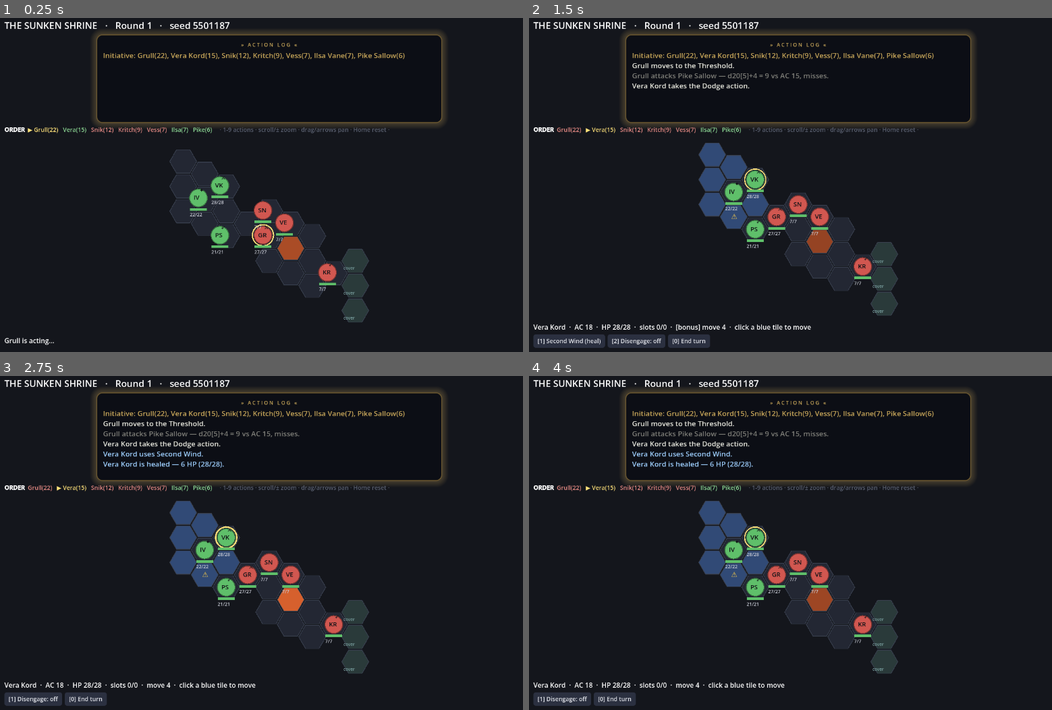
Above: before the commit, frames 1-4 (two rows, left to right).
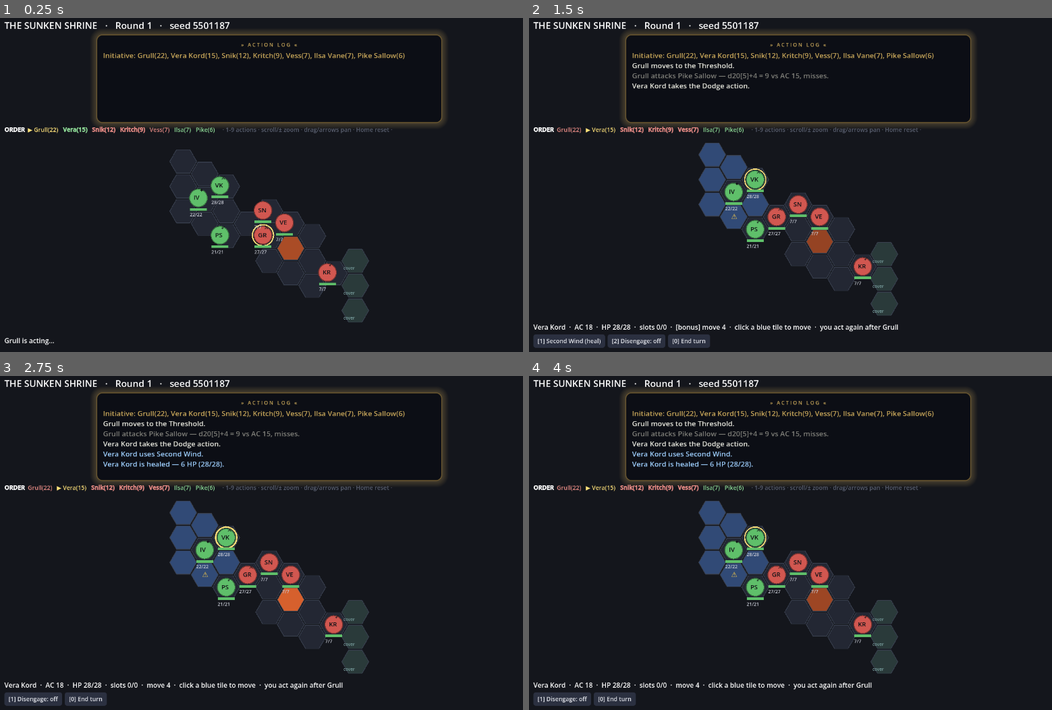
Above: after the commit, the same moments.

Repository: EgecanOzcakar/sorcmerc
Game: Godot game, scene res://scenes/main.tscn
Same seed, same stepped clock (60 frames per second), same inputs: the game is played once before the commit and once after it.
Inputs (mouse positions are in pixels of both pictures, inside the frame that each line leads up to):
- Up to frame 1 (0.25 s): no input
- Up to frame 2 (1.5 s): tap Enter at 0.5 s; drag from (795, 181) to (853, 108) at 0.52 s; click "[2] Dodge" at 1.25 s
- Up to frame 3 (2.75 s): click "[1] Second Wind (heal)" at 2 s
- Up to frame 4 (4 s): click "[1] Disengage: off" at 2.75 s; click "[1] Disengage: ON" at 3.5 s

The runs differ from the first frame. In frame 1, 0.5% of the frame differs, in the area x 12-75%, y 32-35%; in frame 2, 0.6%, in the area x 17-75%, y 32-94%; in frame 3, 0.6%; in frame 4, 0.6%.

Commit message:
U3+U6+U8: turn lookahead, round dividers, responsive log + seed entry
- Ribbon bolds the next three actors; the actor line says "you act again
  after <name>".
- The log inserts a "──── ROUND N ────" divider when the round ticks.
- Log panel width clamps to min(820, viewport*0.72) and follows resize.
- Finish screen gets a seed field + Replay seed / New encounter; R
  restarts once the fight is over.

Co-Authored-By: Claude Sonnet 5 <noreply@anthropic.com>

Diff:
--- a/scenes/main.gd
+++ b/scenes/main.gd
@@ -33,6 +33,7 @@
 @onready var _buttons := HFlowContainer.new()
 @onready var _logbox := RichTextLabel.new()
 @onready var _cap := Label.new()
+@onready var _logwrap := PanelContainer.new()
 
 # --- palette --------------------------------------------------------------
 const COL_BG := Color("14161c")
@@ -69,9 +70,9 @@
 	root.add_child(_header)
 
 	# --- the action log: big, centred, shiny --------------------------
-	var logwrap := PanelContainer.new()
-	logwrap.size_flags_horizontal = Control.SIZE_SHRINK_CENTER
-	logwrap.custom_minimum_size = Vector2(820, 210)
+	_logwrap.size_flags_horizontal = Control.SIZE_SHRINK_CENTER
+	var logwrap := _logwrap
+	logwrap.custom_minimum_size = Vector2(min(820.0, size.x * 0.72), 210)
 	var glow := StyleBoxFlat.new()
 	glow.bg_color = Color("0c0e15")
 	glow.set_corner_radius_all(14)
@@ -157,6 +158,7 @@
 		KEY_UP: pan_by(Vector2(0, 40))
 		KEY_DOWN: pan_by(Vector2(0, -40))
 		KEY_ESCAPE, KEY_B: board_cancel()
+		KEY_R: if cb and cb.is_over(): _new_game()
 		KEY_1, KEY_2, KEY_3, KEY_4, KEY_5, KEY_6, KEY_7, KEY_8, KEY_9:
 			_press_hotkey(e.keycode - KEY_1)
 		KEY_0:
@@ -169,7 +171,7 @@
 	if kids.is_empty():
 		return
 	var b = kids[kids.size() - 1] if idx < 0 else (kids[idx] if idx < kids.size() else null)
-	if b and not b.disabled:
+	if b is Button and not b.disabled:
 		b.pressed.emit()
 
 func _build_theme() -> void:
@@ -189,12 +191,16 @@
 	th.set_color("font_hover_color", "Button", Color("ffffff"))
 	theme = th
 
-func _new_game() -> void:
+func _new_game(forced := 0) -> void:
 	var env := OS.get_environment("SORCMERC_SEED")
-	_seed = int(env) if env != "" else (int(Time.get_unix_time_from_system()) & 0xFFFFFF)
+	if forced > 0:
+		_seed = forced
+	else:
+		_seed = int(env) if env != "" else (int(Time.get_unix_time_from_system()) & 0xFFFFFF)
 	cb = Combat.new(RNG.new(_seed), Encounter.all())
 	_logbox.text = ""
 	_logged = 0
+	_last_round = 1
 	_board.reset(cb)
 	_flush_log()
 	_refresh()
@@ -456,8 +462,11 @@
 func _refresh() -> void:
 	_header.text = "THE SUNKEN SHRINE   ·   Round %d   ·   seed %d" % [cb.round_num, _seed]
 
+	var n: int = cb.order.size()
+	var ci: int = cb.order.find(cb.current())
 	var parts: Array = []
-	for c in cb.order:
+	for i in n:
+		var c = cb.order[i]
 		var nm = c.cname.split(" ")[0]
 		var col = "#8fdc97" if c.team == "party" else "#e58a84"
 		if c == cb.current():
@@ -465,25 +474,37 @@
 			col = "#ffe27a"
 		if c.is_dead():
 			nm = "[s]%s[/s]" % nm
-		parts.append("[color=%s]%s(%d)[/color]" % [col, nm, c.init_roll])
+		var slot: int = i - ci
+		if slot < 0:
+			slot += n
+		var chunk := "[color=%s]%s(%d)[/color]" % [col, nm, c.init_roll]
+		if slot >= 1 and slot <= 3:
+			chunk = "[b]%s[/b]" % chunk
+		parts.append(chunk)
 	_order.text = "[b]ORDER[/b]  " + "   ".join(parts) + "     [color=#5a6070]· 1-9 actions · scroll/± zoom · drag/arrows pan · Home reset ·[/color]"
 
 	var cur = cb.current()
 	if cur and cur.team == "party" and cur.conscious() and _mode == "idle":
 		var hint := "  ·  click a blue tile to move" if cb.move_left > 0 else ""
-		_actor.text = "%s  ·  AC %d  ·  HP %d/%d  ·  slots %d/%d  ·  %s%smove %d%s" % [
+		var before = cb.order[(ci - 1 + n) % n]
+		var again := "  ·  you act again after %s" % before.cname.split(" ")[0] if before != cur else ""
+		_actor.text = "%s  ·  AC %d  ·  HP %d/%d  ·  slots %d/%d  ·  %s%smove %d%s%s" % [
 			cur.cname, cb.effective_ac(cur), cur.hp, cur.max_hp, cur.slots1, cur.slots2,
 			"" if cb.action_used else "[action] ",
 			"" if cb.bonus_used else "[bonus] ",
-			cb.move_left, hint,
+			cb.move_left, hint, again,
 		]
 	elif _mode == "idle":
 		_actor.text = "%s is acting…" % (cur.cname if cur else "?")
 	_board.queue_redraw()
 
 var _logged = 0
+var _last_round = 1
 
 func _flush_log() -> void:
+	if cb.round_num != _last_round:
+		_last_round = cb.round_num
+		_logbox.append_text("\n[color=#6a6f80]─────────   ROUND %d   ─────────[/color]\n" % _last_round)
 	while _logged < cb.log.size():
 		var line: String = cb.log[_logged]
 		var col := "#e9e9df"
@@ -512,7 +533,21 @@
 	var res: String = cb.outcome()
 	_flush_log()
 	_refresh()
-	_set_buttons([["New encounter", _new_game]])
+	for c in _buttons.get_children():
+		c.queue_free()
+	var seed_edit := LineEdit.new()
+	seed_edit.text = str(_seed)
+	seed_edit.custom_minimum_size.x = 130
+	_buttons.add_child(seed_edit)
+	var replay := Button.new()
+	replay.text = "Replay seed"
+	replay.pressed.connect(func(): _new_game(maxi(1, int(seed_edit.text))))
+	_buttons.add_child(replay)
+	var fresh := Button.new()
+	fresh.text = "New encounter  (R)"
+	fresh.pressed.connect(func(): _new_game())
+	_buttons.add_child(fresh)
+	_apply_ui_scale()
 	_actor.text = "  ***  %s  in %d rounds  ***  " % [res.to_upper(), cb.round_num]
 	_logbox.append_text("\n[b][color=%s]%s in %d rounds.[/color][/b]\n" % [
 		"#7dff9d" if res == "Victory" else "#ff5a4a", res, cb.round_num,
@@ -521,6 +556,10 @@
 func _process(dt: float) -> void:
 	if _board:
 		_board.tick(dt * _anim)
+
+func _notification(what: int) -> void:
+	if what == NOTIFICATION_RESIZED and _logwrap:
+		_logwrap.custom_minimum_size.x = min(820.0, size.x * 0.72)
 
 # =====================================================================
 #  Board — the hex map. Draws tiles, tokens, HP bars, highlights, juice.
